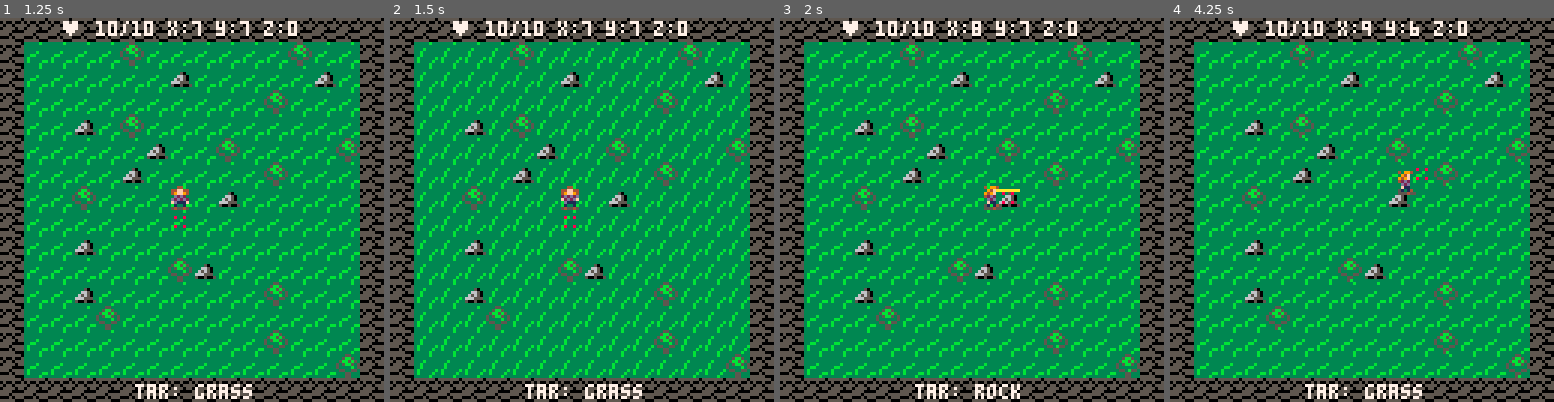
Above: before the commit, frames 1-4 (left to right).
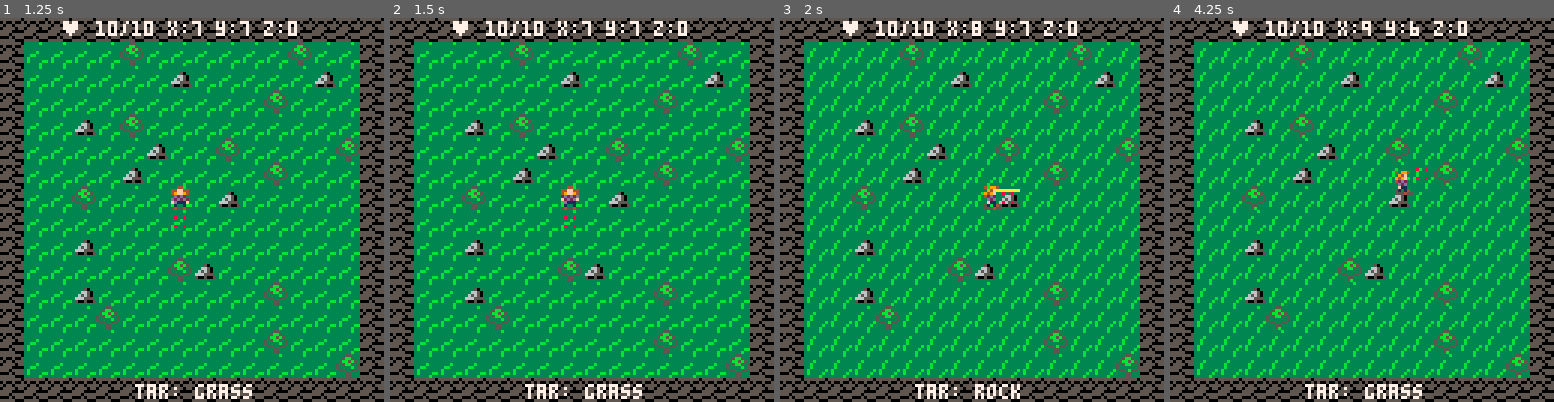
Above: after the commit, the same moments.

Repository: oliverruoff/BitCrafter
Game: PICO-8 cartridge bitcrafter.p8
The game is run twice, just before and just after one commit, with the same random seed, the same clock (stepped at 60 frames per second) and the same inputs.
Inputs:
- Up to frame 1 (1.25 s): tap X (X key) at 0.33, 1.07 s; tap O (Z key) at 0.7 s
- Up to frame 2 (1.5 s): no input
- Up to frame 3 (2 s): hold Right from 1.6 s (still down); tap O (Z key) at 1.7 s; tap X (X key) at 1.85 s
- Up to frame 4 (4.25 s): release Right at 2.1 s; tap O (Z key) every 0.4 s from 2.1 to 4.1 s; hold Up 2.15-2.42 s; hold Right 2.47-3.03 s; tap X (X key) at 2.97, 4.08 s; hold Left 3.08-3.58 s; hold Down 3.63-3.97 s; hold Right from 4.02 s (still down)

Frame 1 is identical in both runs. In frame 2, 6.3% of the frame differs, in the area x 7-94%, y 7-93%; in frame 3, 6.4%; in frame 4, 6.6%.

Commit message:
added looting + bag view

Diff:
--- a/bitcrafter.p8
+++ b/bitcrafter.p8
@@ -7,6 +7,9 @@
 -- animation counter 0>ac<30
 anim_cnt = 0
 
+-- flag if bag should be drawn
+show_bag = false
+
 function _init()
 	gen_floor(0)
 	-- music(0)
@@ -15,6 +18,15 @@
 function _update()
  -- animation counter reset
 	if (anim_cnt==30)	anim_cnt=0
+
+	-- if bag should be shown
+	-- if so, stop everything else
+	if (btn(❎) and btn(🅾️)) then
+	 show_bag  = true
+	 return
+	else
+	 show_bag = false
+	end
 
 	-- player movement
  if (btn(⬅️)) then
@@ -58,6 +69,9 @@
  -- draw the target
  draw_tar()
  draw_ui()
+ if (show_bag) then
+  draw_bag()
+ end
  draw_log()
 end
 -->8
@@ -65,7 +79,8 @@
 
 bag =
  {
-  [0]=0
+  [0]=0, -- wood
+  [1]=0  -- stone
  }
 
 plr =
@@ -80,8 +95,20 @@
 	 ["stand"] = true,
 	 ["tar"]   = nil,
 	 ["tarx"]  = 7,
-	 ["tary"]  = 8
+	 ["tary"]  = 8,
+	 ["bag"]   = bag
 	}
+
+function draw_bag()
+ cls()
+ print("- bag -", 1, 1, 6)
+ local i = 9
+ for k,v in pairs(plr.bag) do
+  print(i_map[k].name..
+        ": "..v,1, i, 6)
+  i += 8
+ end
+end
 
 function draw_plr()
  if (plr.stand) then
@@ -228,6 +255,8 @@
   plr.tar.r -= 1
   -- block destroyed
   if (plr.tar.r <= 0) then
+   -- adding loot to plr
+   plr.bag[plr.tar.l] += 1
    -- adding new copy of grass
    mapg[plr.z]
        [plr.tarx]
@@ -339,7 +368,7 @@
    ["e"]=-1,
    ["as"]=42,
    ["ae"]=43,
-   ["l"]={}},
+   ["l"]=nil},
   [1] = {
    ["id"]=1,
    ["s"]=34,
@@ -350,7 +379,7 @@
    ["e"]=-1,
    ["as"]=34,
    ["ae"]=34,
-   ["l"]={}},
+   ["l"]=nil},
   [2] = {
    ["id"]=2,
    ["s"]=58,
@@ -361,7 +390,7 @@
    ["e"]=-1,
    ["as"]=58,
    ["ae"]=62,
-   ["l"]={0}},
+   ["l"]=0},
   [3] = {
    ["id"]=3,
    ["s"]=37,
@@ -372,8 +401,12 @@
    ["e"]=-1,
    ["as"]=37,
    ["ae"]=37,
-   ["l"]={1}}
+   ["l"]=1}
  }
+
+-- blockanimation speed
+b_anim_sp = 30 -- (anim_cnt %
+               --  b_anim_sp)
 
 -- for animating destruction
 -- of a block
@@ -424,11 +457,13 @@
    -- animating sprite
    if (floor[x][y].s <
 	   floor[x][y].ae) then
-	   if (anim_cnt%30 == 0) then
+	   if (anim_cnt%
+	       b_anim_sp == 0) then
  	   floor[x][y].s += 1
 			 end
 	  else
-		  if (anim_cnt%10 == 0) then
+		  if (anim_cnt%
+		      b_anim_sp == 0) then
 	 	   floor[x][y].s =
 	    floor[x][y].as
 				end
@@ -517,14 +552,14 @@
 0080080000d111f00fd1110000d111f00fd1110000011f00000f110000f110000011f00000000000000000000000000000000000000000000000000000000000
 00000000001401000010014004100100001041000041015000510140051014000410150000000000000000000000000000000000000000000000000000000000
 00000000055454500545554004555450054545500554555005555540055545500455555000000000000000000000000000000000000000000000000000000000
-0000000033333b33555555503335533333355333333333330000000000000000000000000000000033333b3333333b3300000000000000000000000000000000
-000000003333333305005005335bb533335bb5333333333300000000000000000000000000000000333333333333333300000000000000000000000000000000
-00000000333b33335055055535bb5b5335bb5b533333503300000000000000000000000000000000333b33333333333300000000000000000000000000000000
-0000000033b3333305555055535bb535535bb535333665030000000000000000000000000000000033b333333333b33300000000000000000000000000000000
-0000000033b33333555500005333333553333335336565030000000000000000000000000000000033b3333333bb333300000000000000000000000000000000
-000000003b33333b55505555355335533533335336665553000000000000000000000000000000003b33333b3b33333300000000000000000000000000000000
-000000003b3333b300050555333553333345543335005005000000000000000000000000000000003b3333b33b3333bb00000000000000000000000000000000
-0000000033333b33555550003335533334444443333333330000000000000000000000000000000033333b3333333b3300000000000000000000000000000000
+4444444433333b33555555503335533333355333333333330000000000000000000000000000000033333b3333333b3300000000000000000000000000000000
+454555443333333305005005335bb533335bb5333333333300000000000000000000000000000000333333333333333300000000000000000000000000000000
+44554454333b33335055055535bb5b5335bb5b533333503300000000000000000000000000000000333b33333333333300000000000000000000000000000000
+4444444433b3333305555055535bb535535bb535333665030000000000000000000000000000000033b333333333b33300000000000000000000000000000000
+4445444433b33333555500005333333553333335336565030000000000000000000000000000000033b3333333bb333300000000000000000000000000000000
+455455543b33333b55505555355335533533335336665553000000000000000000000000000000003b33333b3b33333300000000000000000000000000000000
+444544443b3333b300050555333553333345543335005005000000000000000000000000000000003b3333b33b3333bb00000000000000000000000000000000
+4444444433333b33555550003335533334444443333333330000000000000000000000000000000033333b3333333b3300000000000000000000000000000000
 00000000000000000000000000000000a00000aaa00000aa00000000000000000000000000000000333553333335533333355333333553333335533300000000
 0000000000000000000000000a000aa0aa000aa0aa0000a000000000000000000000000000000000335bb533335bb533335bb533335bb533335bb53300000000
 000000000000000000a00a000aa0aaa00aa00a00000000000000000000000000000000000000000035bb5b5335bb5b5335bb5b5335bb5b5335bb5b5300000000
Not shown, changed: bitcrafter.p8.png
